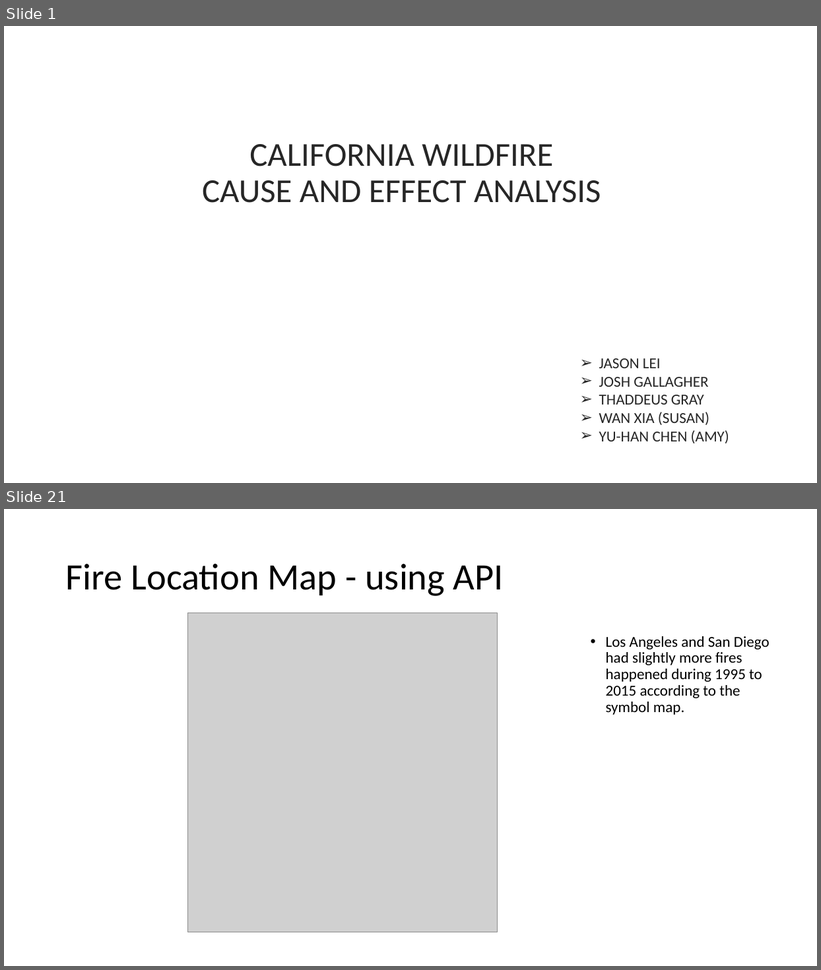
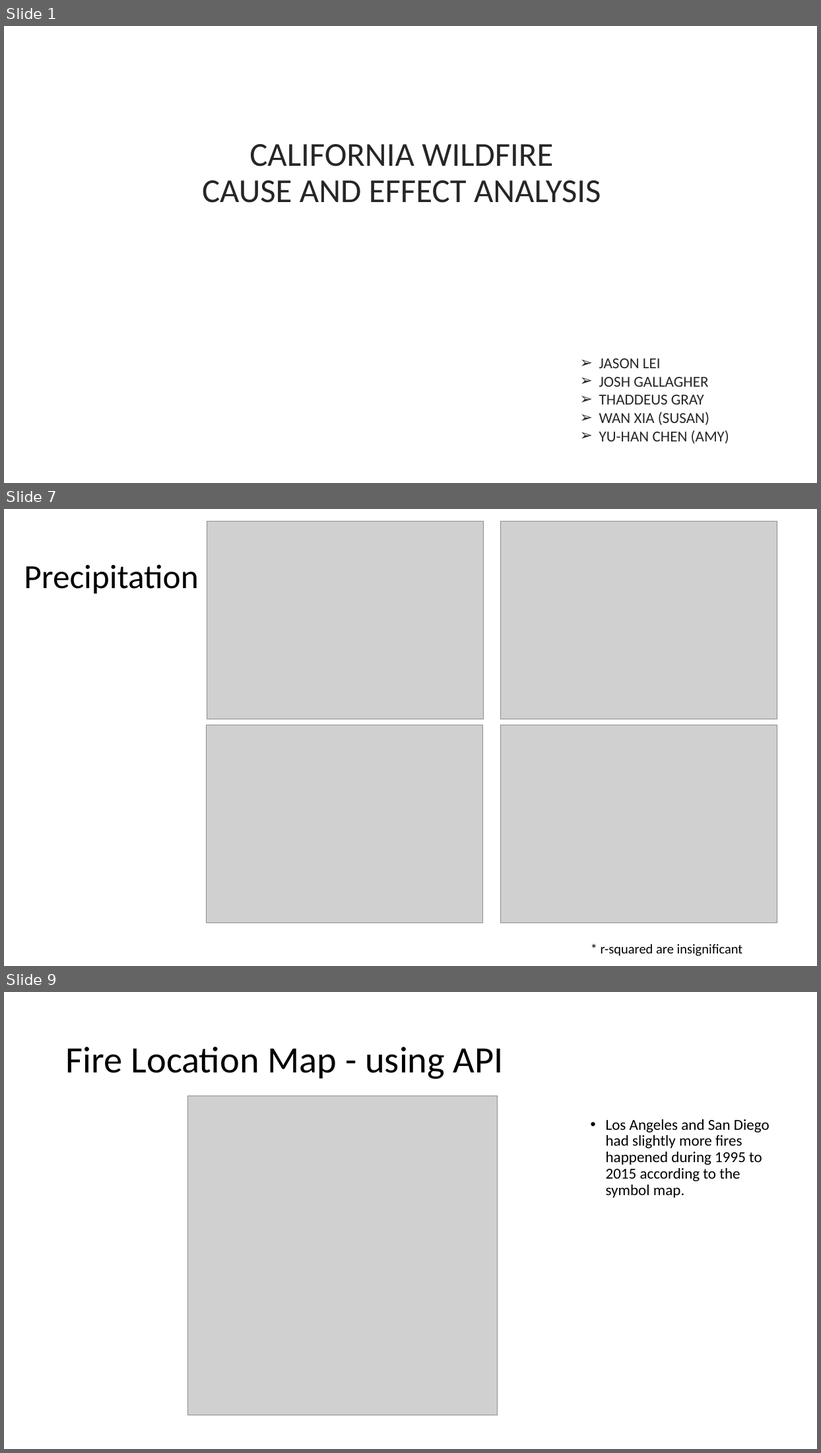
Before and after one commit to susanwxia/ProjectOne, a slide deck: PPT/project01_wanxia.pptx. Shown one above the other, each under a label of ours: slides 1 and 21 before the commit, slides 1, 7 and 9 after it; the slides between them are not shown. The pictures are 821x970 and 821x1453 pixels, drawn with LibreOffice and Linux fonts; fonts in the diff are those of the drawing; grey boxes stand for pictures; background and template pictures are left out. Boxes give left, top, right and bottom in pixels: in the first picture for what was removed or moved away, otherwise in the second. Text is boxed around its words. In the diff, an @@ line names an element or a change of style, - is before the commit and + after.

```diff
--- a/PPT/project01_wanxia.pptx
+++ b/PPT/project01_wanxia.pptx
@@ slide 7 added at (4,509,817,966), background picture (left out) @@
@@ picture added at (207,521,484,719) @@
@@ picture added at (500,521,778,719) @@
@@ title added at (24,564,198,594), 40 pt, text #000000 @@
+Precipitation
@@ picture added at (206,725,483,923) @@
@@ picture added at (500,725,778,923) @@
@@ text added at (601,944,743,956), 16 pt, text #000000 @@
+* r-squared are insignificant
@@ what was slide 21 is now slide 9 @@
```
Also in this commit, not shown: 3 slides changed, 5 other slides added, 17 slides removed.
